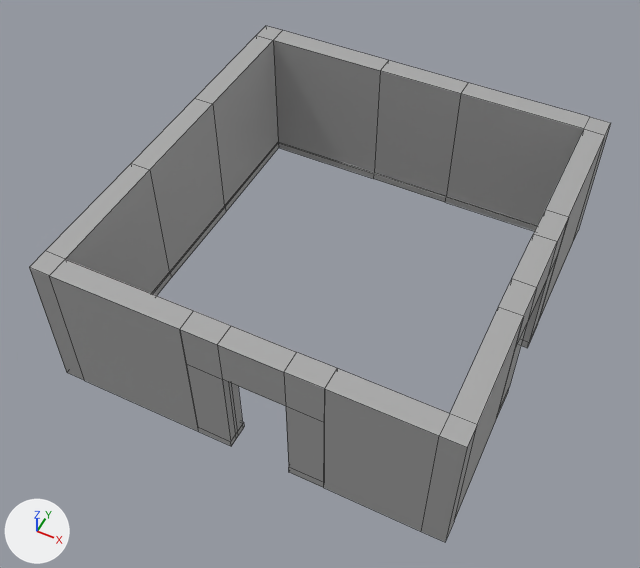
The FBX model Assets/3D Models/Room 1.fbx, before and after one commit.
Both versions are drawn from a camera (50 mm lens) standing at (-5.59, 5.69, 16.35) and looking at (-11.65, 17.81, 1.2). The axes (+X, +Y, +Z) are drawn at lower left. The lights are the same throughout. Mesh edges are drawn as thin lines. Where no turn or scale is listed for an object, it has been applied to the vertices.
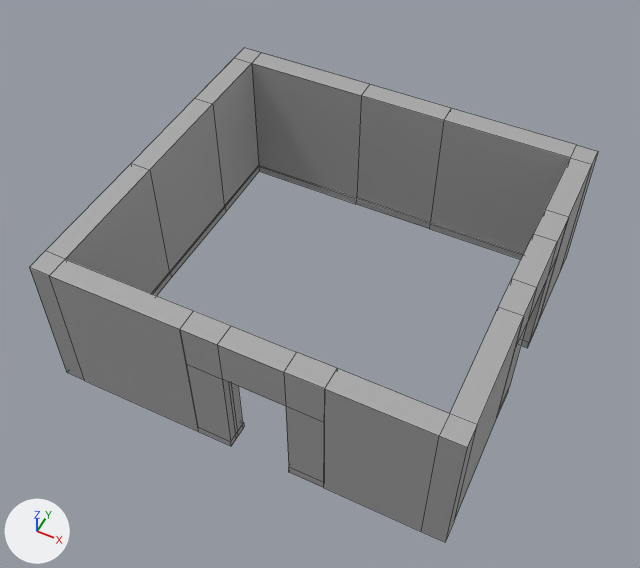
What differs and where, as boxes [x1, y1, x2, y2] in the pictures (640 x 568 px; the box of a moved part takes in the faces that stretch with it):
'pCube26', reshaped (7% shorter)
    before: [30, 26, 611, 329]
    after: [30, 48, 598, 329]
'pCube30', reshaped
    before: [29, 124, 611, 542]
    after: [29, 49, 598, 542]
part 1 of me_mesh_004, moved or reshaped
    before: [538, 124, 611, 322]
    after: [250, 49, 598, 322]
part 2 of me_mesh, moved or reshaped
    before: [204, 26, 611, 231]
    after: [204, 48, 598, 259]

Diff of the bpy script that builds the scene:
```diff
--- a/Assets/3D Models/Room 1.fbx.py
+++ b/Assets/3D Models/Room 1.fbx.py
@@ me_mesh @@
 me_mesh.from_pydata(...)  # 51 vertices, 35 faces; spans x -4.55..4.55, y -4.82..4.82, z -1.75..1.75
 # used by ob_pcube26; location = (-11.49, 18.61, 1.77)
+# me_mesh part 2: all 24 vertices in x -4.55..4.55, y 4.28..4.82, z -1.75..1.75 are moved by (0.0, -1.14, 0.0)
 me_mesh.materials.append(mat_standardsurface1)
@@ me_mesh_004 @@
 me_mesh_004.from_pydata(...)  # 108 vertices, 62 faces; spans x -9.15..0.0, y 0.0..9.65, z -3.5..0.0
 # used by ob_pcube30; location = (-6.9, 13.79, 3.52)
 # verts and faces of me_mesh_004; kept vertices keep their numbers, new ones are numbered from 108
 # before: 44 (-0.54, 9.65, -3.5), 45 (-3.54, 9.65, -3.5), 46 (-0.54, 9.65, 0.0) at pixel (589, 116), 47 (-3.54, 9.65, 0.0) at pixel (468, 82), 49 (-0.04, 9.15, -3.5) at pixel (572, 242)
 # before: 51 (-0.04, 9.15, 0.0) at pixel (605, 135), 52 (-0.04, 9.65, 0.0) at pixel (610, 122), 53 (-0.04, 9.65, -3.5) at pixel (578, 230), 54 (-9.15, 9.15, -3.5), 55 (-9.15, 6.15, -3.5)
 # before: 56 (-9.15, 9.15, 0.0) at pixel (256, 35), 57 (-9.15, 6.15, 0.0) at pixel (194, 98), 58 (-5.65, 9.65, -3.5), 59 (-8.65, 9.65, -3.5), 60 (-5.65, 9.65, 0.0) at pixel (388, 60)
 # before: 61 (-8.65, 9.65, 0.0) at pixel (282, 30), 62 (-9.15, 9.65, 0.0) at pixel (265, 25), 63 (-9.15, 9.65, -3.5)
+# me_mesh_004 part 1
+delete_vertices([54, 56, 62, 63])  # with the faces that use them
+for i in [*range(44, 48), 49, 51, 52, 53, *range(58, 62)]: verts[i] += (0.0, -1.14, 0.0)
+verts[108] = (-9.15, 8.51, -3.5)
+verts[109] = (-9.15, 8.51, 0.0)  # pixel (244, 47)
+verts[110] = (-9.15, 8.51, 0.0)  # pixel (244, 47)
+faces += [(55, 57, 109, 108), (59, 108, 110, 61)]
 me_mesh_004.materials.append(mat_standardsurface1)
```
